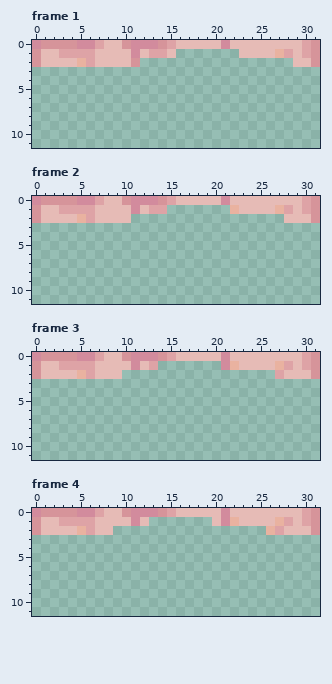
Two versions of one pixel-art file, Assets/Environments/Aseprite/Wall-under-water.aseprite. The picture above is the old version.
32x32 pixels, 33 frames. Shown: frame 1: x 0..31, y 0..11; frame 2: x 0..31, y 0..11; frame 3: x 0..31, y 0..11; frame 4: x 0..31, y 0..11. The commit also changed other frames, which this record leaves out.
Now the later version:
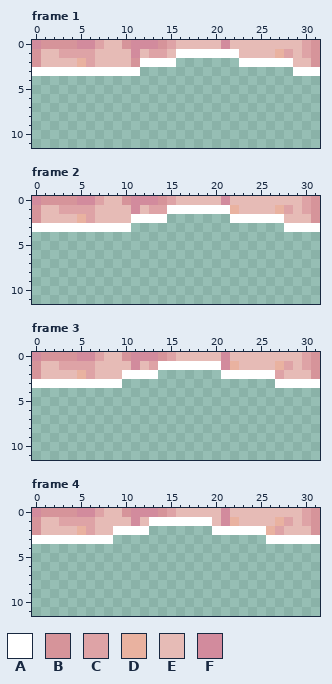
Palette (. is transparent): A #ffffff  B #d6949a  C #dea3a6  D #e9b2a0  E #e6bbb6  F #d28b9d
Log entry: Tweaked Water Texture & Shader
Edits made:
Frame 1, layer "Layer 2":
Colour A is added in row 1 at x 16 to 22; in row 2 at x 12 to 15 and 23 to 28; in row 3 at x 0 to 11 and 29 to 31.
Frame 2, layer "Layer 2":
Colour A is added in row 1 at x 15 to 21; in row 2 at x 11 to 14 and 22 to 27; in row 3 at x 0 to 10 and 28 to 31.
Frame 3, layer "Layer 2":
Colour A is added in row 1 at x 14 to 20; in row 2 at x 10 to 13 and 21 to 26; in row 3 at x 0 to 9 and 27 to 31.
Frame 4, layer "Layer 2":
Colour A is added in row 1 at x 13 to 19; in row 2 at x 9 to 12 and 20 to 25; in row 3 at x 0 to 8 and 26 to 31.
Pixel boxes of the changes (left, top, right, bottom) in both pictures:
added: (32, 49, 320, 76)
added: (32, 205, 320, 232)
added: (32, 361, 320, 388)
added: (32, 517, 320, 544)
